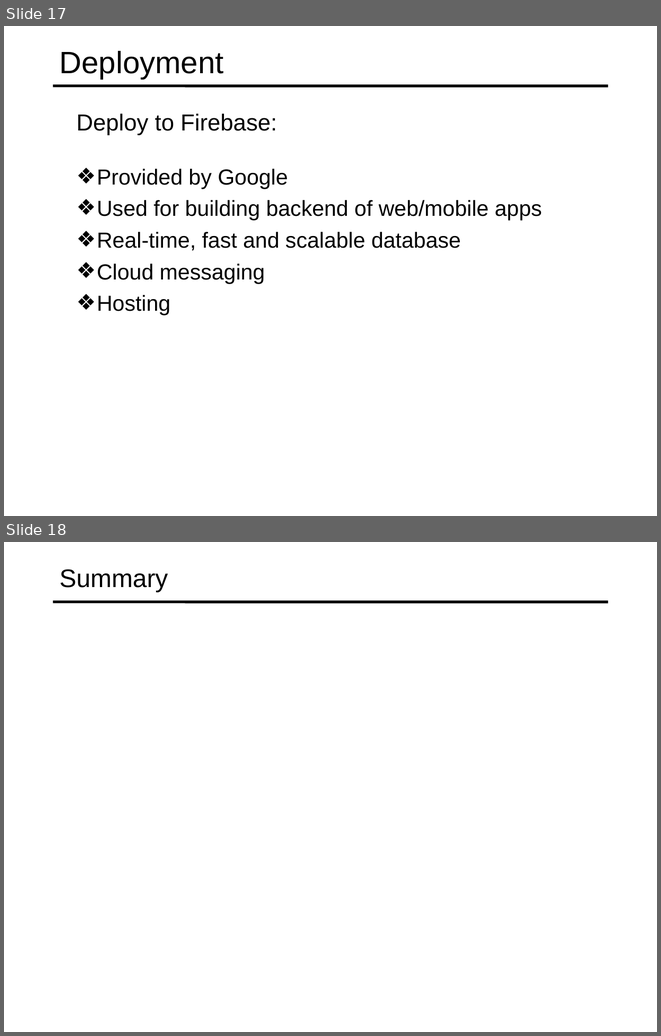
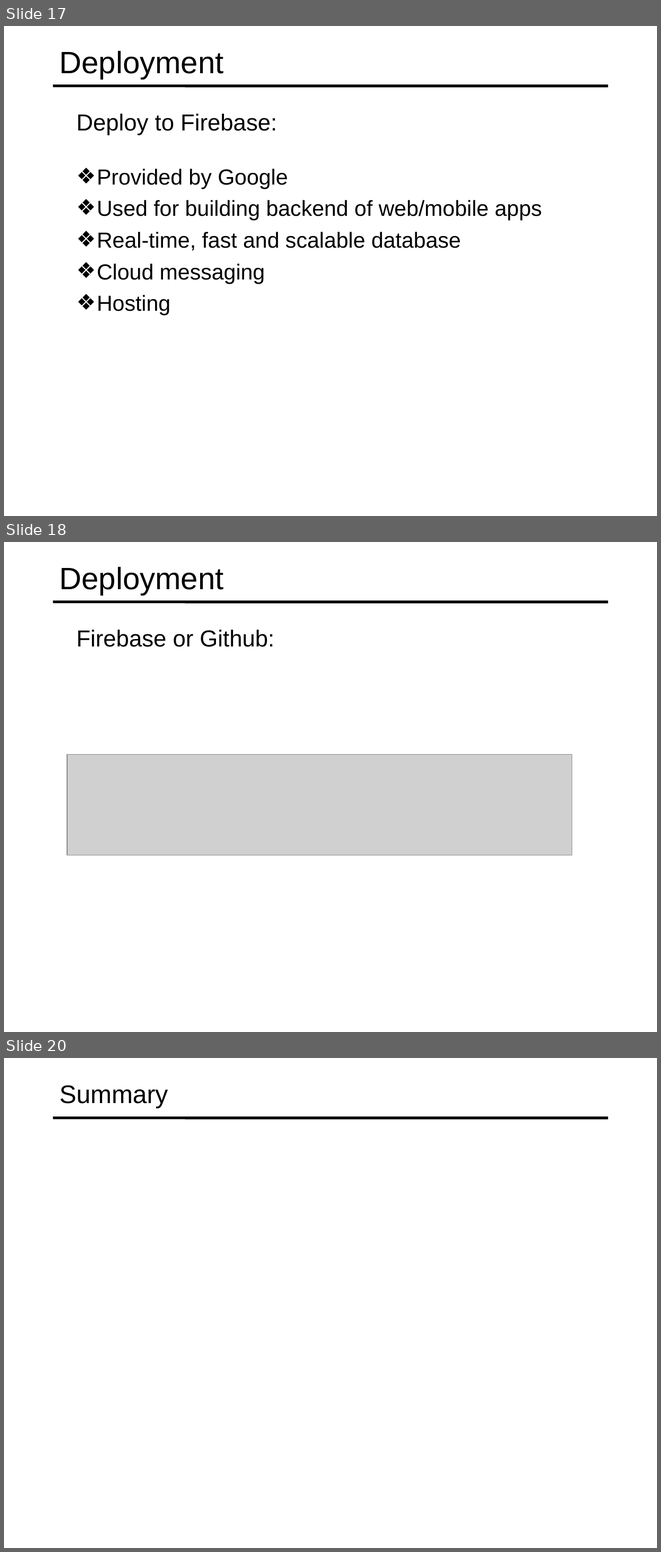
Before and after one commit to specter01wj/Jago_Link_Training, a slide deck: Angular/Angular7/Angular Advanced Course/Essentials/10.Deployment/L10_Deployment.ppt. Shown one above the other, each under a label of ours: slides 17 and 18 before the commit, slides 17, 18 and 20 after it; the slides between them are not shown. The pictures are 661x1036 and 661x1552 pixels, drawn with LibreOffice and Linux fonts; fonts in the diff are those of the drawing; grey boxes stand for pictures. Boxes give left, top, right and bottom in pixels: in the first picture for what was removed or moved away, otherwise in the second. Text is boxed around its words. In the diff, an @@ line names an element or a change of style, - is before the commit and + after.

```diff
--- a/Angular/Angular7/Angular Advanced Course/Essentials/10.Deployment/L10_Deployment.ppt
+++ b/Angular/Angular7/Angular Advanced Course/Essentials/10.Deployment/L10_Deployment.ppt
@@ slide 18 added at [4,542,657,1032], background #FFFFFF; not listed: 1 template element that a slide beside it also shows @@
@@ title added at [60,567,224,595], 34 pt, text #000000 @@
+Deployment
@@ text added at [77,629,274,647], 25.5 pt, text #000000 @@
+  Firebase or Github:
@@ picture added at [68,754,572,855] @@
@@ what was slide 18 is now slide 20 @@
```
Also in this commit, not shown: 1 other slide added, 1 other file.
